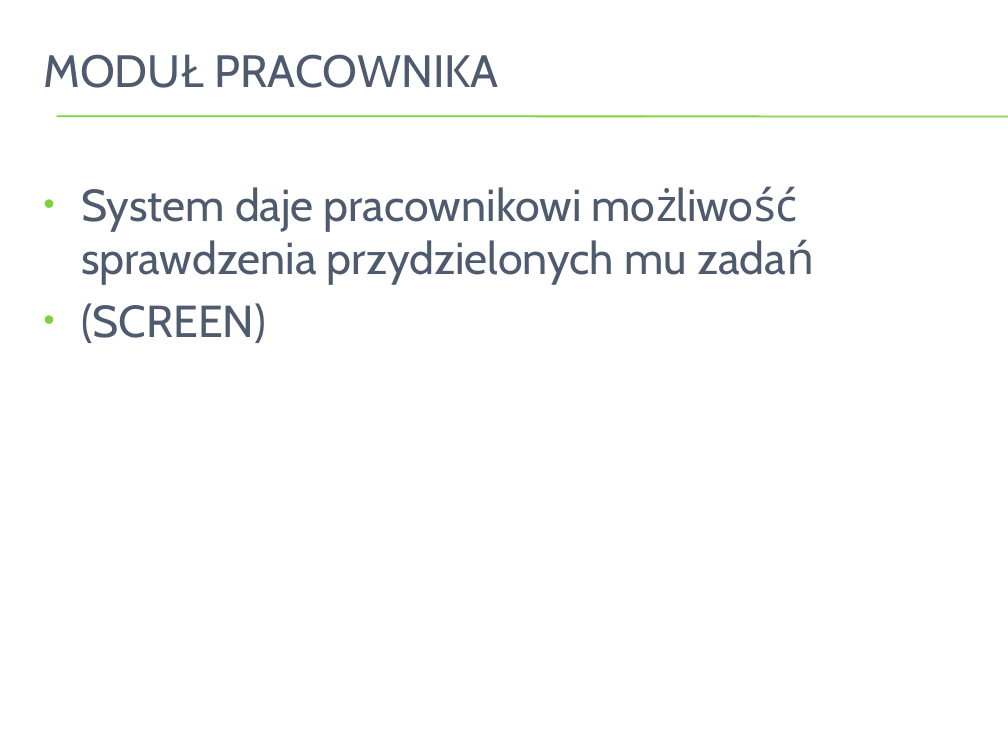
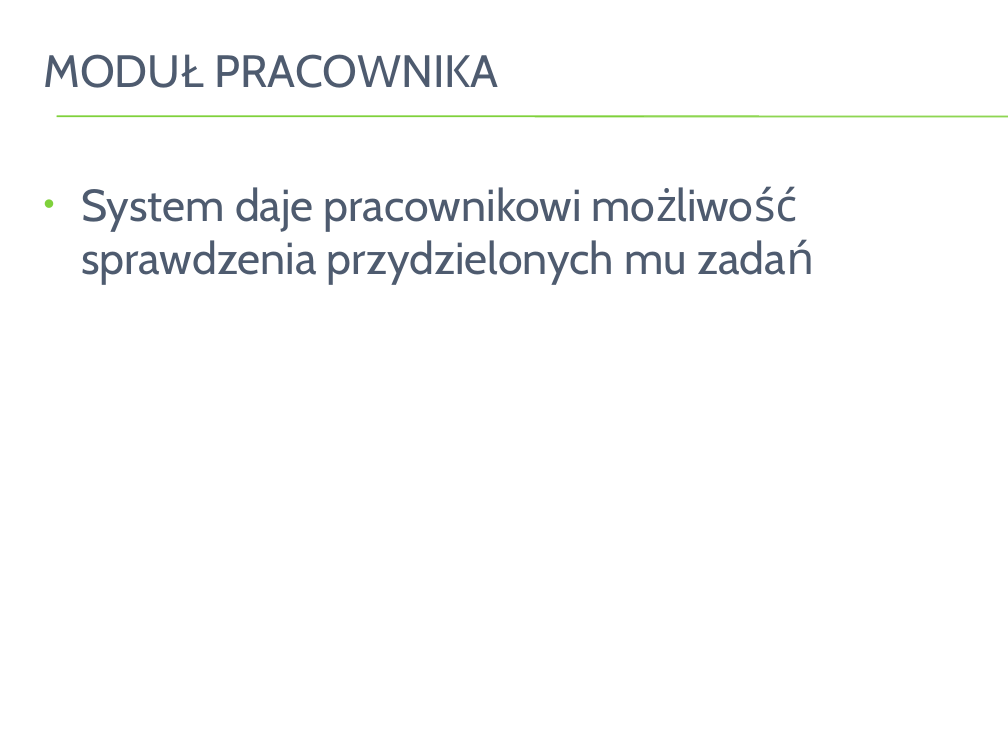
Before and after one commit to GetoXs/Pensjonat, a slide deck: slide 13 of docs/PP4.pptx (slide 14 before the commit). Drawn at 1008x756 pixels with LibreOffice and Linux fonts; fonts in the diff are those of the drawing; background and template pictures are left out. Boxes give left, top, right and bottom in pixels: in the first picture for what was removed or moved away, otherwise in the second. Text is boxed around its words. In the diff, an @@ line names an element or a change of style, - is before the commit and + after.

```diff
--- a/docs/PP4.pptx
+++ b/docs/PP4.pptx
@@ text at [81, 303, 265, 343]: paragraph removed @@
-• (SCREEN)
```
Also in this commit, not shown: 5 other slides changed, 2 slides added, 1 slide removed.
